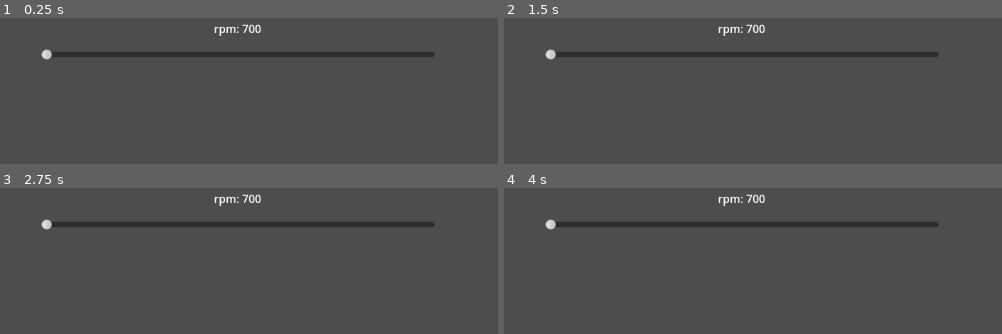
Above: before the commit, frames 1-4 (two rows, left to right).
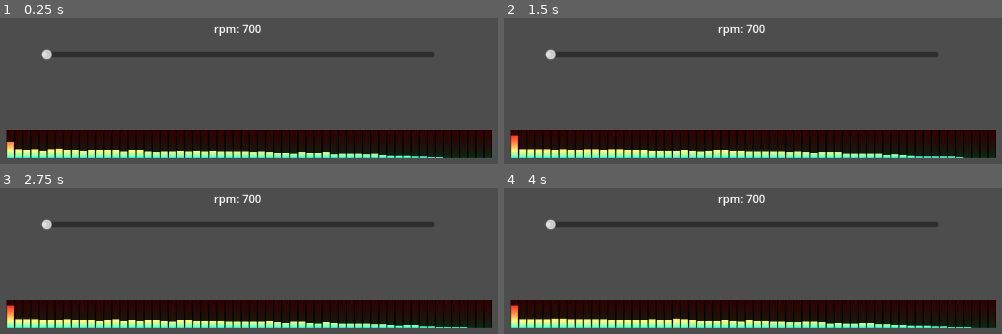
Above: after the commit, the same moments.

Repository: GrandClay/Engine-Sound-Synthesis-Demo
Game: Godot game, scene res://Source/control.tscn
The game is run twice, just before and just after one commit, with the same random seed, the same clock (stepped at 60 frames per second) and the same inputs.
Inputs:
- Up to frame 1 (0.25 s): no input
- Up to frame 2 (1.5 s): no input
- Up to frame 3 (2.75 s): no input
- Up to frame 4 (4 s): tap Enter at 3.5 s

The runs differ from the first frame. In frame 1, 19% of the frame differs, in the area x 1-99%, y 76-96%; in frame 2, 19%; in frame 3, 19%; in frame 4, 19%.

Commit message:
Clean up some code
Added spectrum analyzer and fixed the audio bug when first opening the project.

Diff:
--- /dev/null
+++ b/Debug/analyzer.gd
@@ -0,0 +1,42 @@
+extends Node2D
+
+
+const VU_COUNT = 60
+const FREQ_MAX = 11050.0
+const MIN_DB = 60
+const ANIMATION_SPEED = 0.1
+const HEIGHT_SCALE = 8.0
+
+@onready var color_rect = $ColorRect
+
+var spectrum
+var min_values = []
+var max_values = []
+
+func _ready():
+	spectrum = AudioServer.get_bus_effect_instance(0, 0)
+	min_values.resize(VU_COUNT)
+	min_values.fill(0.0)
+	max_values.resize(VU_COUNT)
+	max_values.fill(0.0)
+
+func _process(delta):
+	var prev_hz = 0
+	var data = []
+	for i in range(1, VU_COUNT + 1):
+		var hz = i * FREQ_MAX / VU_COUNT
+		var f = spectrum.get_magnitude_for_frequency_range(prev_hz, hz)
+		var energy = clamp((MIN_DB + linear_to_db(f.length())) / MIN_DB, 0.0, 1.0)
+		data.append(energy * HEIGHT_SCALE)
+		prev_hz = hz
+	for i in range(VU_COUNT):
+		if data[i] > max_values[i]:
+			max_values[i] = data[i]
+		else:
+			max_values[i] = lerp(max_values[i], data[i], ANIMATION_SPEED)
+		if data[i] <= 0.0:
+			min_values[i] = lerp(min_values[i], 0.0, ANIMATION_SPEED)
+	var fft = []
+	for i in range(VU_COUNT):
+		fft.append(lerp(min_values[i], max_values[i], ANIMATION_SPEED))
+	color_rect.get_material().set_shader_parameter("freq_data", fft)
--- /dev/null
+++ b/Debug/analyzer.gdshader
@@ -0,0 +1,19 @@
+shader_type canvas_item;
+
+const int VU_COUNT = 60;
+const float segment_count = 40.0;
+
+uniform float[VU_COUNT] freq_data;
+
+void fragment() {
+	vec2 uv = UV;
+	uv.y = 1.0 - uv.y;
+	float vu_count = float(VU_COUNT);
+	vec2 pos = vec2(floor(uv.x * vu_count) / vu_count, floor(uv.y * segment_count) / segment_count);
+	float fft = freq_data[int(uv.x * vu_count)];
+	vec3 color = mix(vec3(0.0, 2.0, 1.0), vec3(2.0, 0.0, 0.0), sqrt(uv.y));
+	float mask = pos.y < fft ? 1.0 : 0.1;
+	vec2 dist = fract((uv - pos) * vec2(vu_count, segment_count)) - 0.5;
+	float led = smoothstep(0.5, 0.35, abs(dist.x)) * smoothstep(0.5, 0.35, abs(dist.y));
+	COLOR = vec4(led * color * mask, 1.0);
+}
--- /dev/null
+++ b/Debug/analyzer.tscn
@@ -0,0 +1,16 @@
+[gd_scene load_steps=4 format=3 uid="uid://dpalo2bkftm51"]
+
+[ext_resource type="Shader" path="res://Debug/analyzer.gdshader" id="1_jhu1b"]
+[ext_resource type="Script" path="res://Debug/analyzer.gd" id="1_jk2l2"]
+
+[sub_resource type="ShaderMaterial" id="ShaderMaterial_5a5es"]
+shader = ExtResource("1_jhu1b")
+shader_parameter/freq_data = null
+
+[node name="Analyzer" type="Node2D"]
+script = ExtResource("1_jk2l2")
+
+[node name="ColorRect" type="ColorRect" parent="."]
+material = SubResource("ShaderMaterial_5a5es")
+offset_right = 700.0
+offset_bottom = 40.0
--- a/Source/control.gd
+++ b/Source/control.gd
@@ -1,49 +1,47 @@
 extends Control
 
-var rpm: float = 0.0
+@onready var audio_steam_player = $AudioStreamPlayer
+@onready var sample_hz = $AudioStreamPlayer.stream.mix_rate
 
 @export_category("Engine")
-
 @export var cylinders: int = 4
 @export var strokes: int = 4
 
 @export_category("Sound Characteristics")
 @export_range(0.0, 1.0) var duty_cycle: float = 0.35
 
-@onready var audio_steam_player = $AudioStreamPlayer
-@onready var sample_hz = $AudioStreamPlayer.stream.mix_rate
-
-var pulse_hz: float = rpm/60.0
+var rpm: float = 0.0
+var pulse_hz: float = 0.0
 var phase: float = 0.0
 var playback: AudioStreamPlayback = null # Actual playback stream, assigned in _ready().
 var previous_white_noise: float = 0.0
 
-func _fill_buffer():
+func _fill_buffer() -> void:
 	var increment: float = pulse_hz / sample_hz
 
-	var to_fill = playback.get_frames_available()
+	var to_fill: int = playback.get_frames_available()
 	while to_fill > 0:
 		var pulse_wave: float = 0.0
 		for i in range(1, 10):
-			pulse_wave += (1/i) * sin(PI * i * duty_cycle) * cos(TAU * i * phase) # summation of pulse wave
+			pulse_wave += (1/i) * sin(PI * i * duty_cycle) * cos(TAU * i * phase) # Create the pulse wave with 10 iterations.
 
-		pulse_wave = pulse_wave * (4/PI) + (2*duty_cycle) - 1 # amplitude and displacement correction
+		pulse_wave = pulse_wave * (4/PI) + (2*duty_cycle) - 1 # Amplitude and displacement correction of the pulse wave.
 
-		var white_noise: float = randf() # generate white noise
-		var low_pass_noise: float = (white_noise + previous_white_noise) / 2 # make average pitch of white noise lowwer
-		previous_white_noise = white_noise
+		var white_noise: float = randf() # Generate white noise.
+		var low_pass_noise: float = (white_noise + previous_white_noise) / 2 # Simple low pass filter of the white noise.
+		previous_white_noise = white_noise # White noise buffer used in the low pass filter.
 
-		var engine_sound: float = max(0, pulse_wave) * low_pass_noise # apply pulse to the white noise
+		var engine_sound: float = max(0, pulse_wave) * low_pass_noise # Apply pulse to the white noise.
 
 		playback.push_frame(Vector2.ONE * engine_sound) # Audio frames are stereo.
 		phase = fmod(phase + increment, 1.0)
 		to_fill -= 1
 
-func _process(_delta):
+func _process(_delta) -> void:
 	_fill_buffer()
 
-func _ready():
-	$HSlider.value = 700
+func _ready() -> void:
+	set_rpm($HSlider.value)
 	# Setting mix rate is only possible before play().
 	audio_steam_player.stream.mix_rate = sample_hz
 	audio_steam_player.play()
@@ -52,8 +50,11 @@
 	# as `fill_buffer` uses the `playback` member variable.
 	_fill_buffer()
 
-func _on_h_slider_value_changed(value):
+func set_rpm(new_rpm: float) -> void:
+	pulse_hz = new_rpm/60.0 # RPM to hertz conversion.
+	pulse_hz *= cylinders / (strokes / 2.0) # Multiply revolutions by combustions per revolution.
+
+func _on_h_slider_value_changed(value) -> void:
 	rpm = float(value)
-	pulse_hz = rpm/60.0 # RPM to hertz conversion
-	pulse_hz *= cylinders / (strokes / 2.0) # multiply revolutions by combustions per revolution
+	set_rpm(rpm)
 	$Label.text = "rpm: " + str(rpm)
--- a/Source/control.tscn
+++ b/Source/control.tscn
@@ -1,6 +1,7 @@
-[gd_scene load_steps=3 format=3 uid="uid://doiiakcsckw10"]
+[gd_scene load_steps=4 format=3 uid="uid://doiiakcsckw10"]
 
 [ext_resource type="Script" path="res://Source/control.gd" id="1_p5hol"]
+[ext_resource type="PackedScene" uid="uid://dpalo2bkftm51" path="res://Debug/analyzer.tscn" id="2_x2gm3"]
 
 [sub_resource type="AudioStreamGenerator" id="AudioStreamGenerator_xp8q3"]
 mix_rate = 22050.0
@@ -51,4 +52,7 @@
 stream = SubResource("AudioStreamGenerator_xp8q3")
 bus = &"Engine"
 
+[node name="Analyzer" parent="." instance=ExtResource("2_x2gm3")]
+position = Vector2(243, 433)
+
 [connection signal="value_changed" from="HSlider" to="." method="_on_h_slider_value_changed"]
--- a/default_bus_layout.tres
+++ b/default_bus_layout.tres
@@ -1,4 +1,7 @@
-[gd_resource type="AudioBusLayout" load_steps=2 format=3 uid="uid://buw5cexrxdsgc"]
+[gd_resource type="AudioBusLayout" load_steps=3 format=3 uid="uid://buw5cexrxdsgc"]
+
+[sub_resource type="AudioEffectSpectrumAnalyzer" id="AudioEffectSpectrumAnalyzer_flc5u"]
+resource_name = "SpectrumAnalyzer"
 
 [sub_resource type="AudioEffectReverb" id="AudioEffectReverb_cdk01"]
 resource_name = "Reverb"
@@ -7,6 +10,8 @@
 wet = 0.25
 
 [resource]
+bus/0/effect/0/effect = SubResource("AudioEffectSpectrumAnalyzer_flc5u")
+bus/0/effect/0/enabled = true
 bus/1/name = &"Engine"
 bus/1/solo = false
 bus/1/mute = false
--- a/project.godot
+++ b/project.godot
@@ -22,5 +22,6 @@
 [file_customization]
 
 folder_colors={
+"res://Debug/": "red",
 "res://Source/": "teal"
 }
